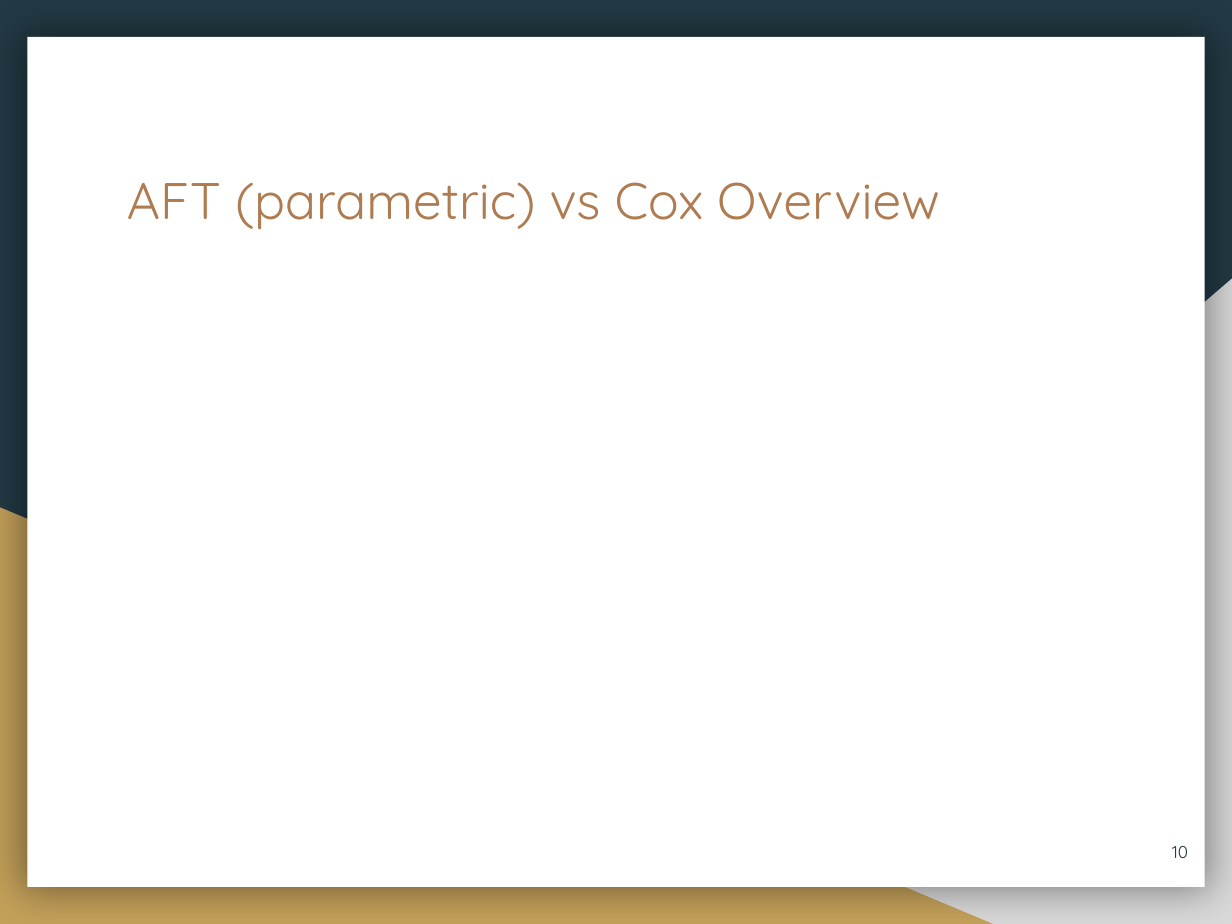
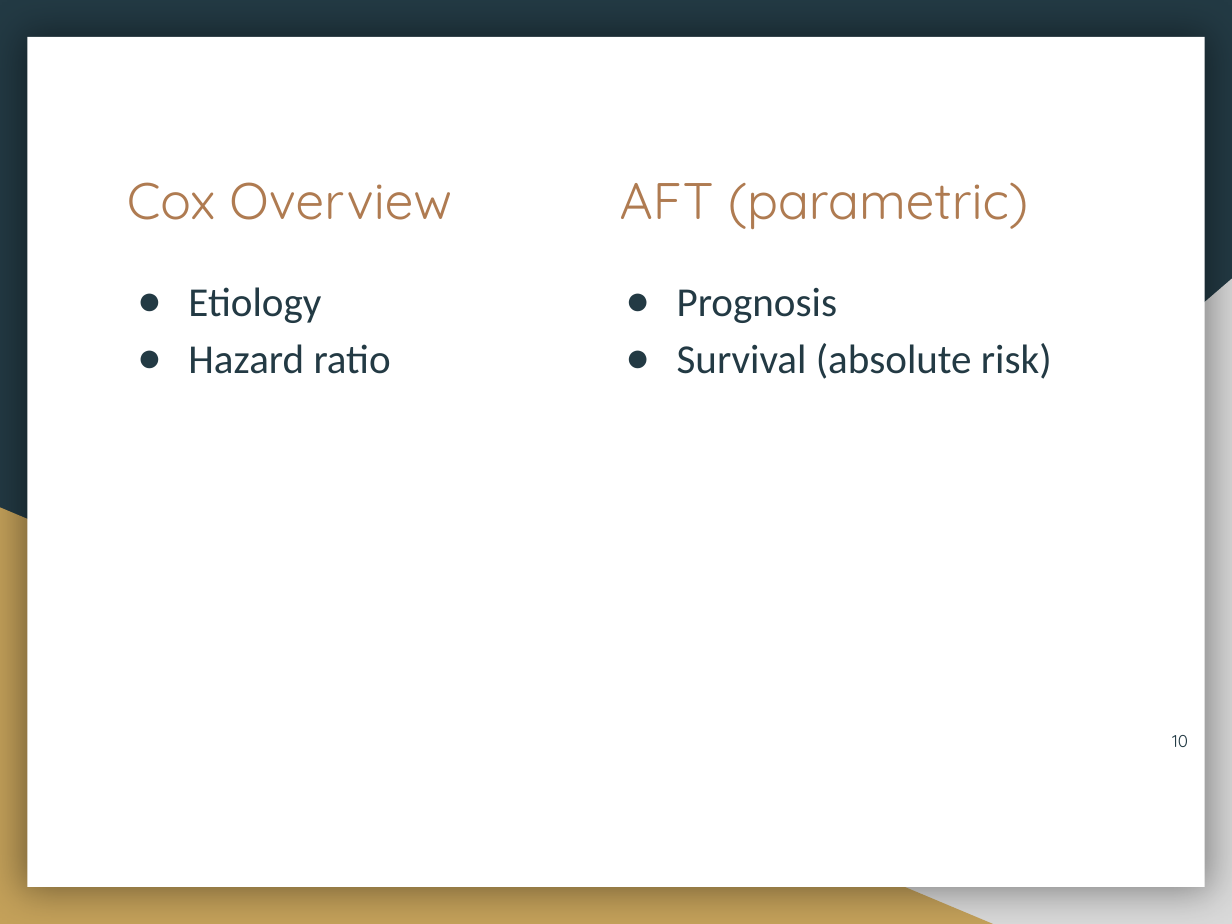
Before and after one commit to Jesse-Islam/ATGC_survival_presentation_Feb.27.2020, a slide deck: slide 10 of Intro To Survival Analysis.pptx. Drawn at 1232x924 pixels with LibreOffice and Linux fonts; fonts in the diff are those of the drawing. Boxes give left, top, right and bottom in pixels: in the first picture for what was removed or moved away, otherwise in the second. Text is boxed around its words. In the diff, an @@ line names an element or a change of style, - is before the commit and + after.

```diff
--- a/Intro To Survival Analysis.pptx
+++ b/Intro To Survival Analysis.pptx
@@ title at bbox=[127, 182, 1028, 229]: text changed @@
-AFT (parametric) vs Cox Overview
+Cox Overview AFT (parametric)
@@ text added at bbox=[188, 287, 391, 374], 18 pt, text #233A44 @@
+● Etiology
+● Hazard ratio
@@ text added at bbox=[677, 288, 1052, 379], 18 pt, text #233A44 @@
+● Prognosis
+● Survival (absolute risk)
@@ page number: place and size @@
-page number at bbox=[1172, 846, 1188, 858]
+page number at bbox=[1172, 735, 1188, 747]
```
Also in this commit, not shown: 2 other slides changed, 2 other files.
